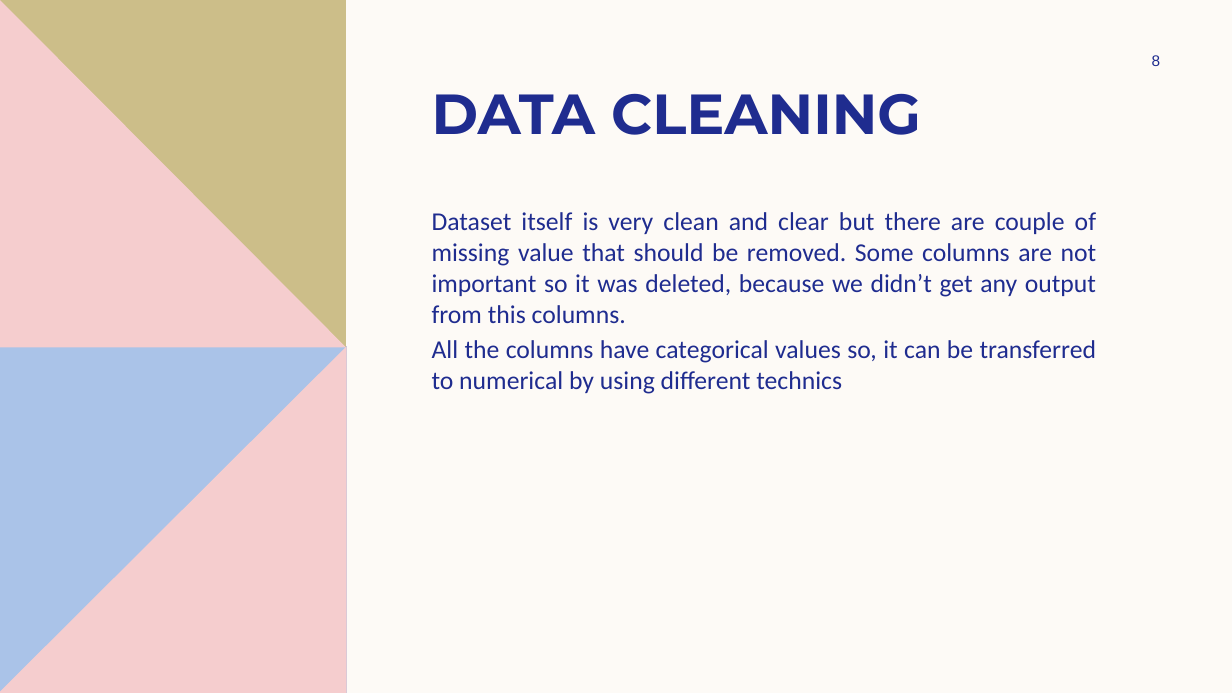
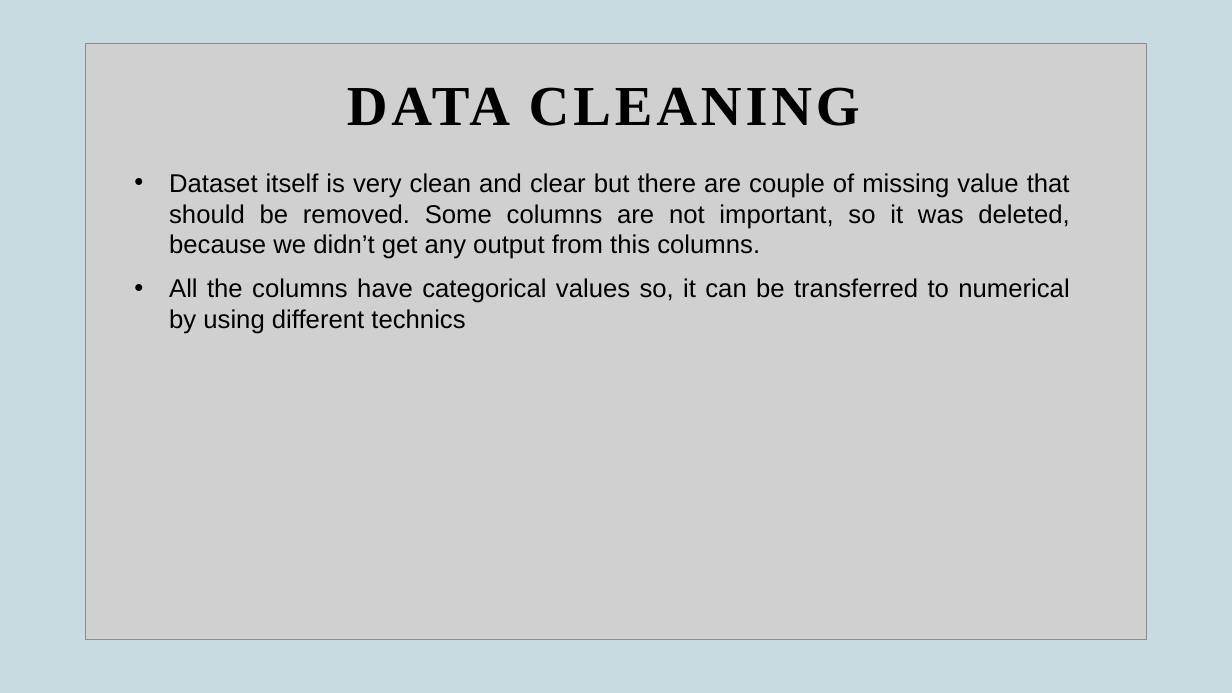
Before and after one commit to raj-bhalodwala/Capstone_project, a slide deck: slide 8 of Recall System Analysis.pptx. Drawn at 1232x693 pixels with LibreOffice and Linux fonts; fonts in the diff are those of the drawing; grey boxes stand for pictures. Boxes give left, top, right and bottom in pixels: in the first picture for what was removed or moved away, otherwise in the second. Text is boxed around its words. In the diff, an @@ line names an element or a change of style, - is before the commit and + after.

```diff
--- a/Recall System Analysis.pptx
+++ b/Recall System Analysis.pptx
@@ background #FDFAF6 to #C7DBE1 @@
@@ freeform shape removed at [0,0,346,348] @@
@@ freeform shape removed at [0,0,346,348] @@
@@ picture added at [85,43,1147,640] @@
@@ page number removed at [1152,55,1161,66] @@
-8
@@ title "DATA CLEANING": place and size @@
-title "DATA CLEANING" at [432,93,921,135]
+title "DATA CLEANING" at [347,87,860,126]
@@ title "DATA CLEANING" at [347,87,860,126]: font Montserrat to Times New Roman, text colour #1F2C8F to #000000, letter spacing 0 to 3 pt; alignment left to centre; line spacing 1 to 0.9; vertical alignment top to middle @@
@@ text "Dataset itself is very clean ...": place and size @@
-text "Dataset itself is very clean ..." at [432,212,1097,394]
+text "Dataset itself is very clean ..." at [169,173,1070,334]
@@ text at [169,173,1070,259]: text changed; font Calibri to Arial; text colour #1F2C8F to #000000 @@
-Dataset itself is very clean and clear but there are couple of missing value that should be removed. Some columns are not important so it was deleted, because we didn’t get any output from this columns.
+• Dataset itself is very clean and clear but there are couple of missing value that should be removed. Some columns are not important, so it was deleted, because we didn’t get any output from this columns.
@@ text at [169,278,1069,334]: font Calibri to Arial, text colour #1F2C8F to #000000 in "All the columns have categorical values so, ..."; bullet none to •; line spacing 1 to 24pt; more space between paragraphs @@
@@ freeform shape removed at [0,347,347,693] @@
@@ freeform shape removed at [0,347,347,693] @@
```
Also in this commit, not shown: 6 other slides changed, 16 slides added, 8 slides removed.
